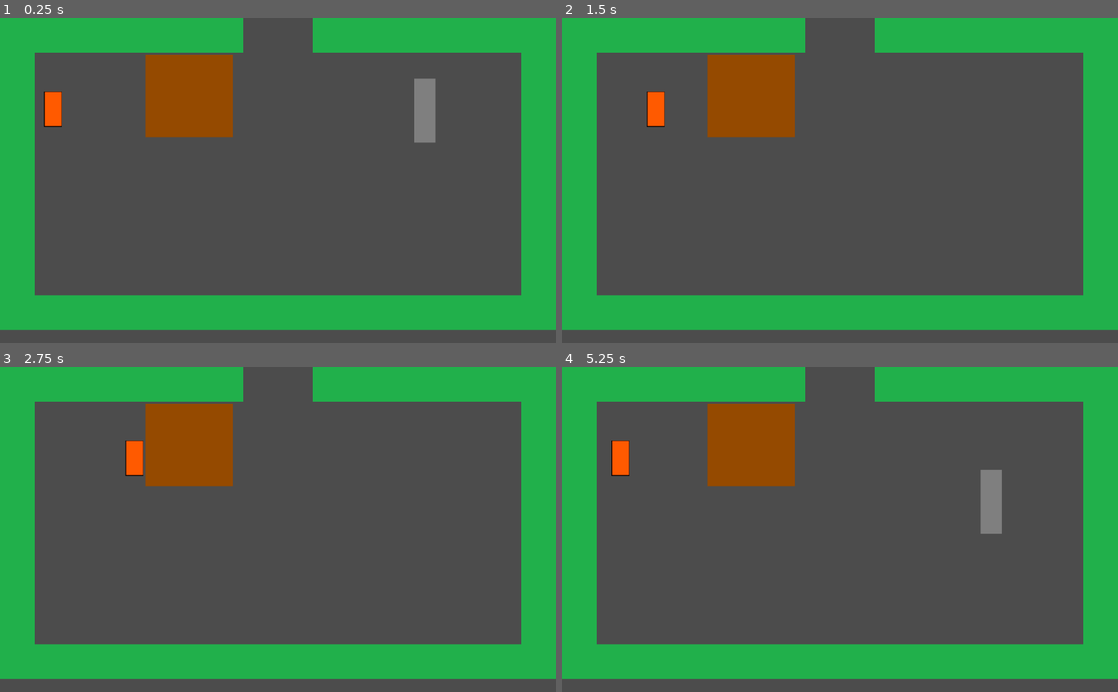
Above: before the commit, frames 1-4 (two rows, left to right).
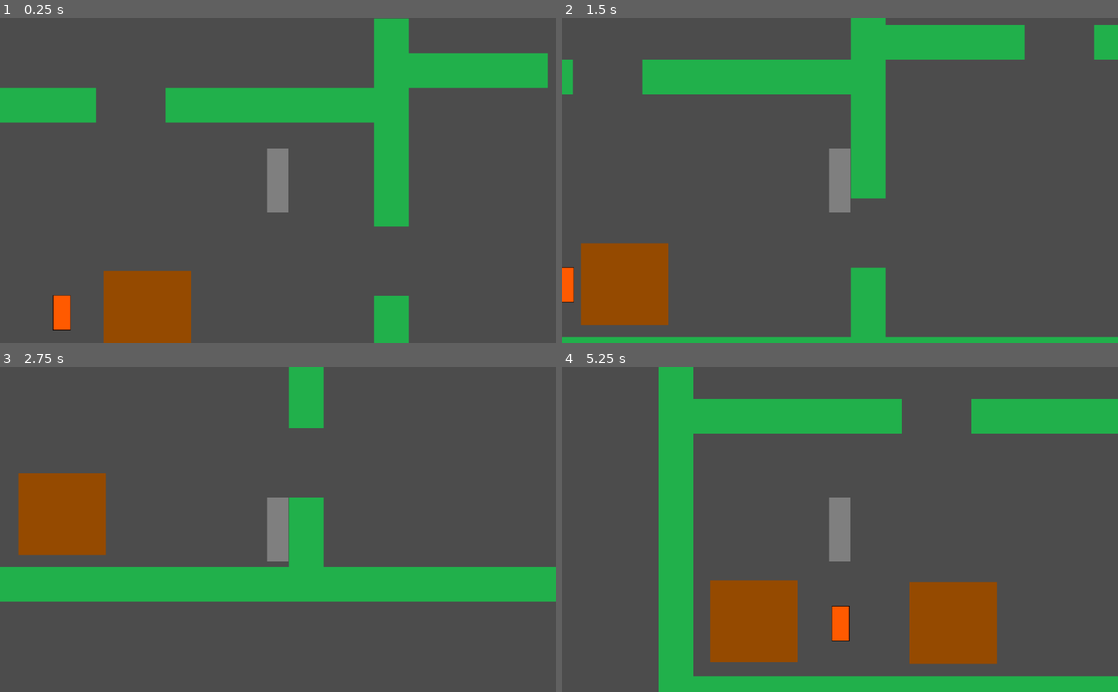
Above: after the commit, the same moments.

Repository: EnzoGalarza/Los-Secretos-de-C.I.B.V
Game: Godot game, scene res://Main.tscn
Two runs of this game, one before a commit and one after it. Both use one fixed random seed, a clock stepped at 60 frames per second and the inputs below.
Inputs:
- Up to frame 1 (0.25 s): no input
- Up to frame 2 (1.5 s): hold D (move_right) 0.53-1.28 s; hold S (move_down) from 1.28 s (still down)
- Up to frame 3 (2.75 s): release S (move_down) at 2.03 s; hold D (move_right) from 2.03 s (still down)
- Up to frame 4 (5.25 s): release D (move_right) at 2.78 s; hold W (move_up) 2.78-3.53 s; hold A (move_left) 3.53-5.03 s; hold S (move_down) from 5.03 s (still down)

The runs differ from the first frame. In frame 1, 44% of the frame differs, in the area x 0-100%, y 0-100%; in frame 2, 42%; in frame 3, 48%; in frame 4, 51%.

Commit message:
colisiones en tilemap y seguimiento de la camara

Diff:
--- a/Los secretos de CIBV/Main.tscn
+++ b/Los secretos de CIBV/Main.tscn
@@ -1,9 +1,12 @@
-[gd_scene load_steps=6 format=2]
+[gd_scene load_steps=7 format=2]
 
 [ext_resource path="res://entities/player/Player.tscn" type="PackedScene" id=1]
 [ext_resource path="res://entities/enemies/Security.tscn" type="PackedScene" id=2]
 [ext_resource path="res://entities/world/Obstacle.tscn" type="PackedScene" id=3]
 [ext_resource path="res://assets/floor.png" type="Texture" id=4]
+
+[sub_resource type="ConvexPolygonShape2D" id=2]
+points = PoolVector2Array( 64, 64, 0, 64, 0, 0, 64, 0 )
 
 [sub_resource type="TileSet" id=1]
 0/name = "floor.png 0"
@@ -16,9 +19,16 @@
 0/navigation_offset = Vector2( 0, 0 )
 0/shape_offset = Vector2( 0, 0 )
 0/shape_transform = Transform2D( 1, 0, 0, 1, 0, 0 )
+0/shape = SubResource( 2 )
 0/shape_one_way = false
-0/shape_one_way_margin = 0.0
-0/shapes = [  ]
+0/shape_one_way_margin = 1.0
+0/shapes = [ {
+"autotile_coord": Vector2( 0, 0 ),
+"one_way": false,
+"one_way_margin": 1.0,
+"shape": SubResource( 2 ),
+"shape_transform": Transform2D( 1, 0, 0, 1, 0, 0 )
+} ]
 0/z_index = 0
 
 [node name="Main" type="Node"]
@@ -28,16 +38,21 @@
 [node name="TileMap" type="TileMap" parent="Environment"]
 tile_set = SubResource( 1 )
 format = 1
-tile_data = PoolIntArray( -458752, 0, 0, -458751, 0, 0, -458 …(471 unchanged characters)… , 0, -262118, 0, 0, -196608, 0, 0, -196593, 0, 0, -196582, 0, 0, -131072, 0, 0, -131057, 0, 0, -131046, 0, 0, -65536, 0, 0, -65521, 0, 0, -65520, 0, 0, -65519, 0, 0, -65518, 0, 0, -65517, 0, 0, -65516, 0, 0, -65514, 0, 0, -65513, 0, 0, -65512, 0, 0, -65511, 0, 0, -65510, 0, 0, 0, 0, 0, 1, 0, 0, 2, 0, 0, 3, 0, 0, 4, 0, 0, 5, 0, 0, 6, 0, 0, 9, 0, 0, 10, 0, 0, 11, 0, 0, 12, 0, 0, 13, 0, 0, 14, 0, 0, 15, 0, 0, 26, 0, 0, 65536, 0, 0, 65551, 0, 0, 65562, 0, 0, 131072, 0, 0, 131087, 0, 0, 131098, 0, 0, 196608, 0, 0, 196623, 0, 0, 196634, 0, 0, 262144, 0, 0, 262159, 0, 0, 262170, 0, 0, 327680, 0, 0, 327695, 0, 0, 327706, 0, 0, 393216, 0, 0, 3932 …(444 unchanged characters)…
+tile_data = PoolIntArray( -458752, 0, 0, -458751, 0, 0, -458 …(471 unchanged characters)… , 0, -262118, 0, 0, -196608, 0, 0, -196582, 0, 0, -131072, 0, 0, -131057, 0, 0, -131046, 0, 0, -65536, 0, 0, -65521, 0, 0, -65520, 0, 0, -65519, 0, 0, -65518, 0, 0, -65517, 0, 0, -65514, 0, 0, -65513, 0, 0, -65512, 0, 0, -65511, 0, 0, -65510, 0, 0, 0, 0, 0, 1, 0, 0, 2, 0, 0, 3, 0, 0, 4, 0, 0, 5, 0, 0, 6, 0, 0, 9, 0, 0, 10, 0, 0, 11, 0, 0, 12, 0, 0, 13, 0, 0, 14, 0, 0, 15, 0, 0, 26, 0, 0, 65536, 0, 0, 65551, 0, 0, 65562, 0, 0, 131072, 0, 0, 131087, 0, 0, 131098, 0, 0, 196608, 0, 0, 196623, 0, 0, 196634, 0, 0, 262144, 0, 0, 262170, 0, 0, 327680, 0, 0, 327706, 0, 0, 393216, 0, 0, 3932 …(444 unchanged characters)…
 
 [node name="Player" parent="Environment" instance=ExtResource( 1 )]
 position = Vector2( 783, 171 )
 gravity = 0
 
 [node name="StaticBody2D" parent="Environment" instance=ExtResource( 3 )]
-position = Vector2( 349, 144 )
+position = Vector2( 543, 414 )
+collision_layer = 3
+collision_mask = 2
+
+[node name="StaticBody2D2" parent="Environment" instance=ExtResource( 3 )]
+position = Vector2( 176, 411 )
 collision_layer = 3
 collision_mask = 2
 
 [node name="Security" parent="Environment" instance=ExtResource( 2 )]
-position = Vector2( 83, 168 )
+position = Vector2( 370, 415 )
--- a/Los secretos de CIBV/entities/player/Player.tscn
+++ b/Los secretos de CIBV/entities/player/Player.tscn
@@ -29,3 +29,6 @@
 
 [node name="CollisionShape2D" type="CollisionShape2D" parent="."]
 shape = SubResource( 1 )
+
+[node name="Camera2D" type="Camera2D" parent="."]
+current = true
